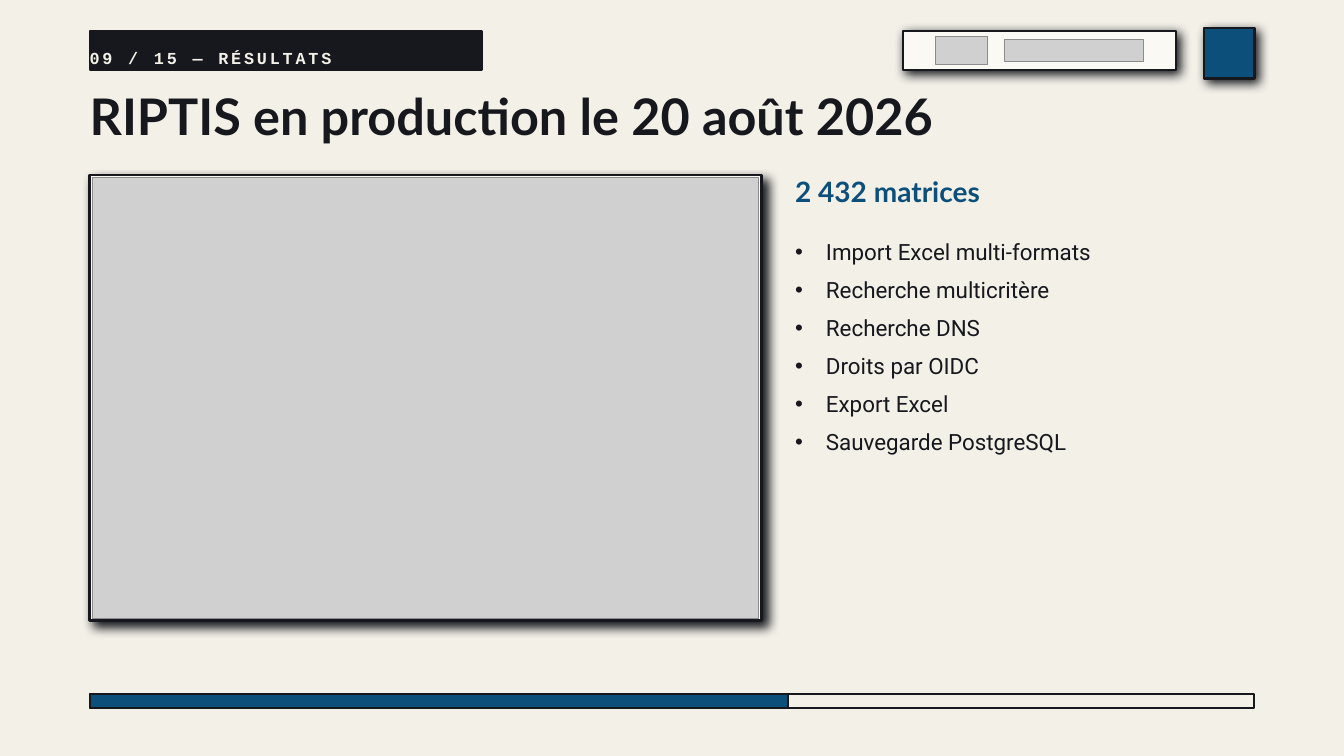
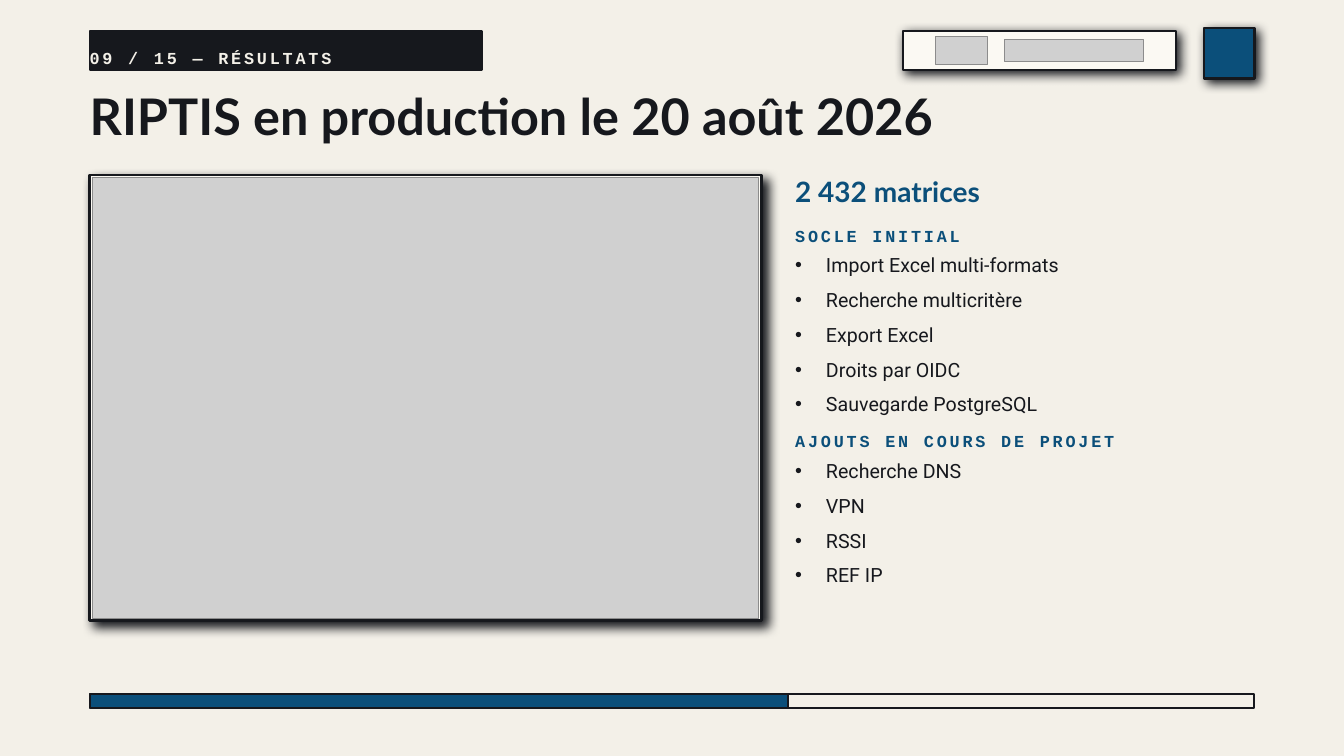
Before and after one commit to falachabt/Icam, a slide deck: slide 9 of Presentation_RIPTIS.pptx. Drawn at 1344x756 pixels with LibreOffice and Linux fonts; fonts in the diff are those of the drawing; grey boxes stand for pictures. Boxes give left, top, right and bottom in pixels: in the first picture for what was removed or moved away, otherwise in the second. Text is boxed around its words. In the diff, an @@ line names an element or a change of style, - is before the commit and + after.

```diff
--- a/Presentation_RIPTIS.pptx
+++ b/Presentation_RIPTIS.pptx
@@ text added at bbox=[795, 230, 959, 242], 12 pt, text #0B4F7A, bold @@
+SOCLE INITIAL
@@ text "Import Excel multi-formats": place and size @@
-text "Import Excel multi-formats" at bbox=[826, 243, 1091, 455]
+text "Import Excel multi-formats" at bbox=[826, 257, 1058, 415]
@@ text at bbox=[826, 257, 1058, 415]: size 16 to 14 pt in "Import Excel multi-formats", "Recherche multicritère", "Droits par OIDC", "Sauvegarde PostgreSQL" @@
@@ text at bbox=[826, 327, 933, 346]: text changed; size 16 to 14 pt @@
-• Recherche DNS
+• Export Excel
@@ text at bbox=[826, 395, 949, 417]: paragraph removed @@
-• Export Excel
@@ text added at bbox=[795, 435, 1114, 447], 12 pt, text #0B4F7A, bold @@
+AJOUTS EN COURS DE PROJET
@@ text added at bbox=[826, 463, 962, 582], 14 pt, text #16181D @@
+• Recherche DNS
+• VPN
+• RSSI
+• REF IP
```
Also in this commit, not shown: 6 other slides changed, 3 other files.
